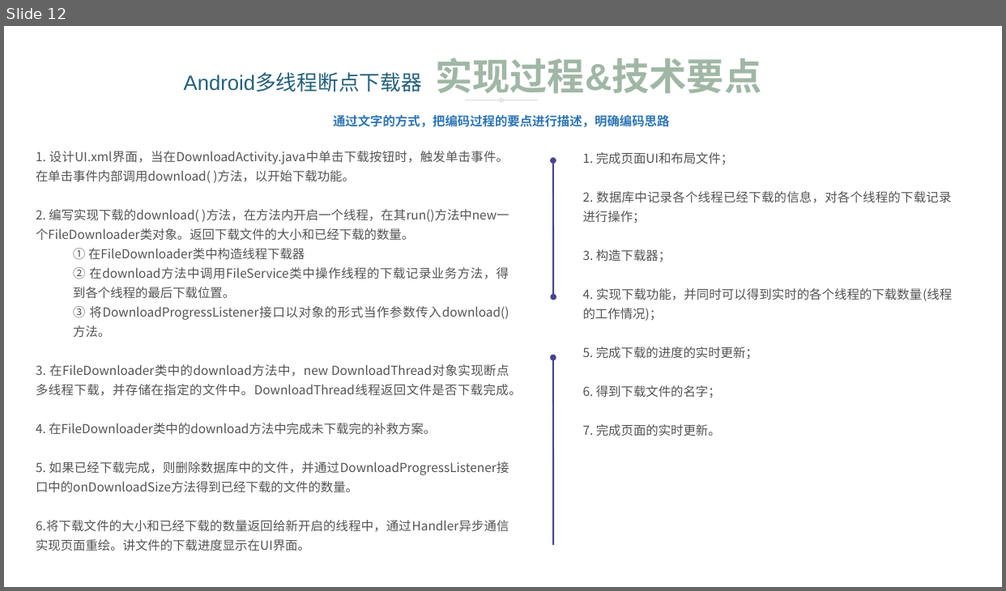
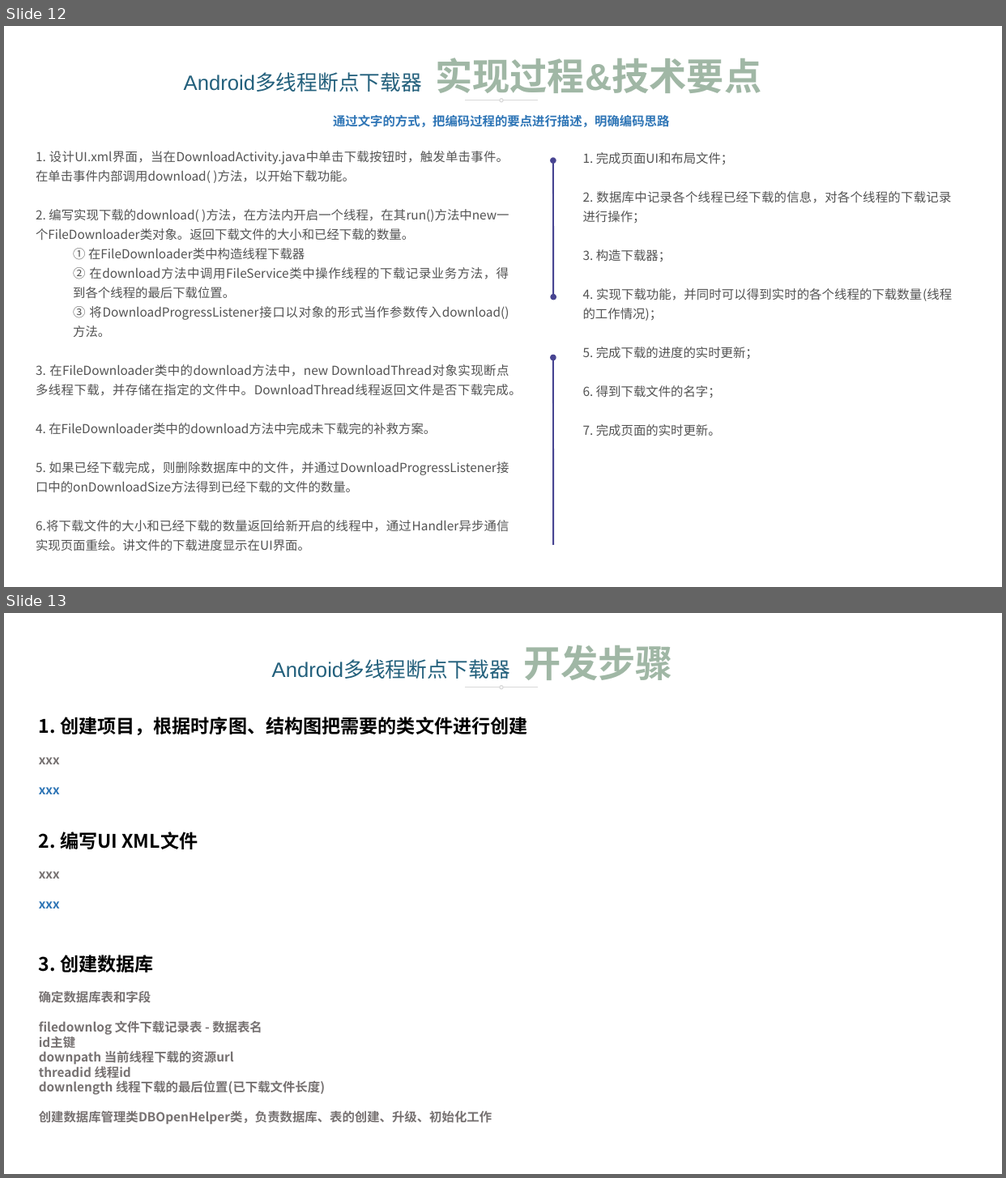
Before and after one commit to raymondcqk/AndroidMultipleThreadContinuableDownloader, a slide deck: doc/UML-Android多线程断点下载器.pptx. Shown one above the other, each under a label of ours: slide 12 before the commit, slides 12 and 13 after it. The pictures are 1006x591 and 1006x1178 pixels, drawn with LibreOffice and Linux fonts; fonts in the diff are those of the drawing. Boxes give left, top, right and bottom in pixels: in the first picture for what was removed or moved away, otherwise in the second. Text is boxed around its words. In the diff, an @@ line names an element or a change of style, - is before the commit and + after.

Commit message:
数据库操作相关业务类

```diff
--- a/doc/UML-Android多线程断点下载器.pptx
+++ b/doc/UML-Android多线程断点下载器.pptx
@@ slide 13 added at box(4, 613, 1002, 1174), background #FFFFFF @@
@@ text added at box(272, 645, 673, 680), 20 pt, text gradient #23607C to #0C364F @@
+Android多线程断点下载器 开发步骤
@@ line added from (465, 687) to (500, 687), #D9D9D9 1 pt @@
@@ ellipse added at box(500, 686, 503, 688), outline #D9D9D9 1 pt @@
@@ line added from (503, 687) to (538, 687), #D9D9D9 1 pt @@
@@ text added at box(39, 717, 527, 794), 18 pt, text #000000, bold @@
+1. 创建项目，根据时序图、结构图把需要的类文件进行创建
+xxx
+xxx
@@ text added at box(39, 832, 198, 909), 18 pt, text #000000, bold @@
+2. 编写UI XML文件
+xxx
+xxx
@@ text added at box(39, 952, 492, 1125), 12 pt, text #767171, bold @@
+3. 创建数据库
+确定数据库表和字段
+filedownlog 文件下载记录表 - 数据表名
+id主键
+downpath 当前线程下载的资源url
+threadid 线程id
+downlength 线程下载的最后位置(已下载文件长度)
+创建数据库管理类DBOpenHelper类，负责数据库、表的创建、升级、初始化工作
```
Also in this commit, not shown: 1 other slide added, 5 other files.
